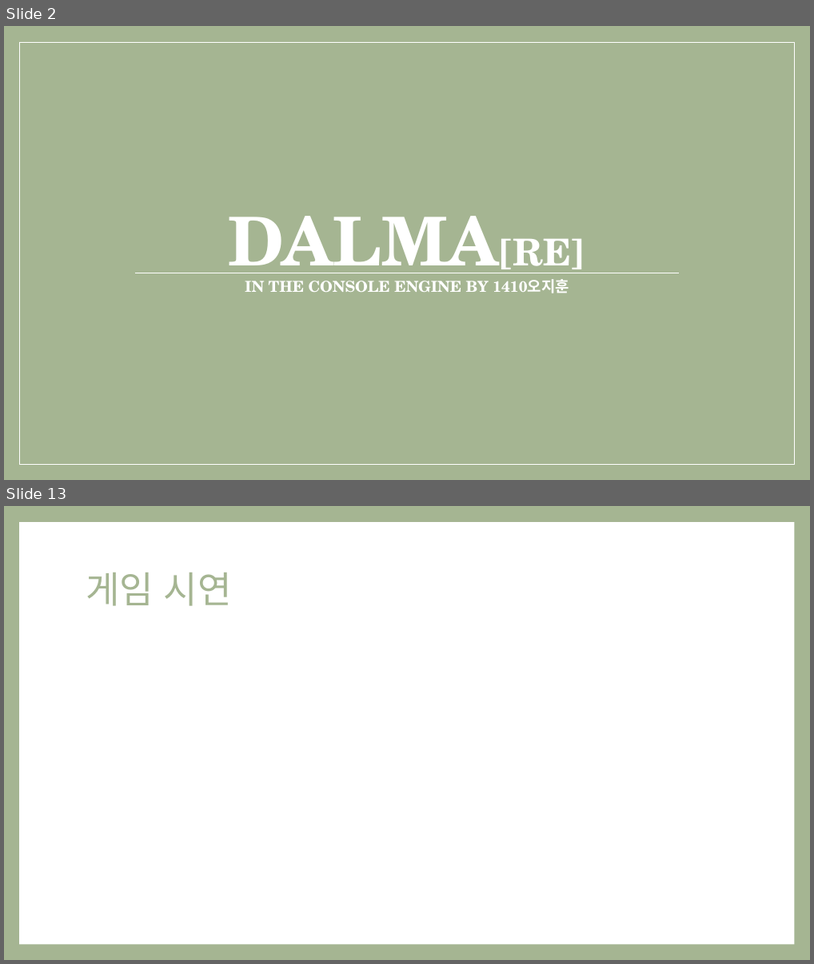
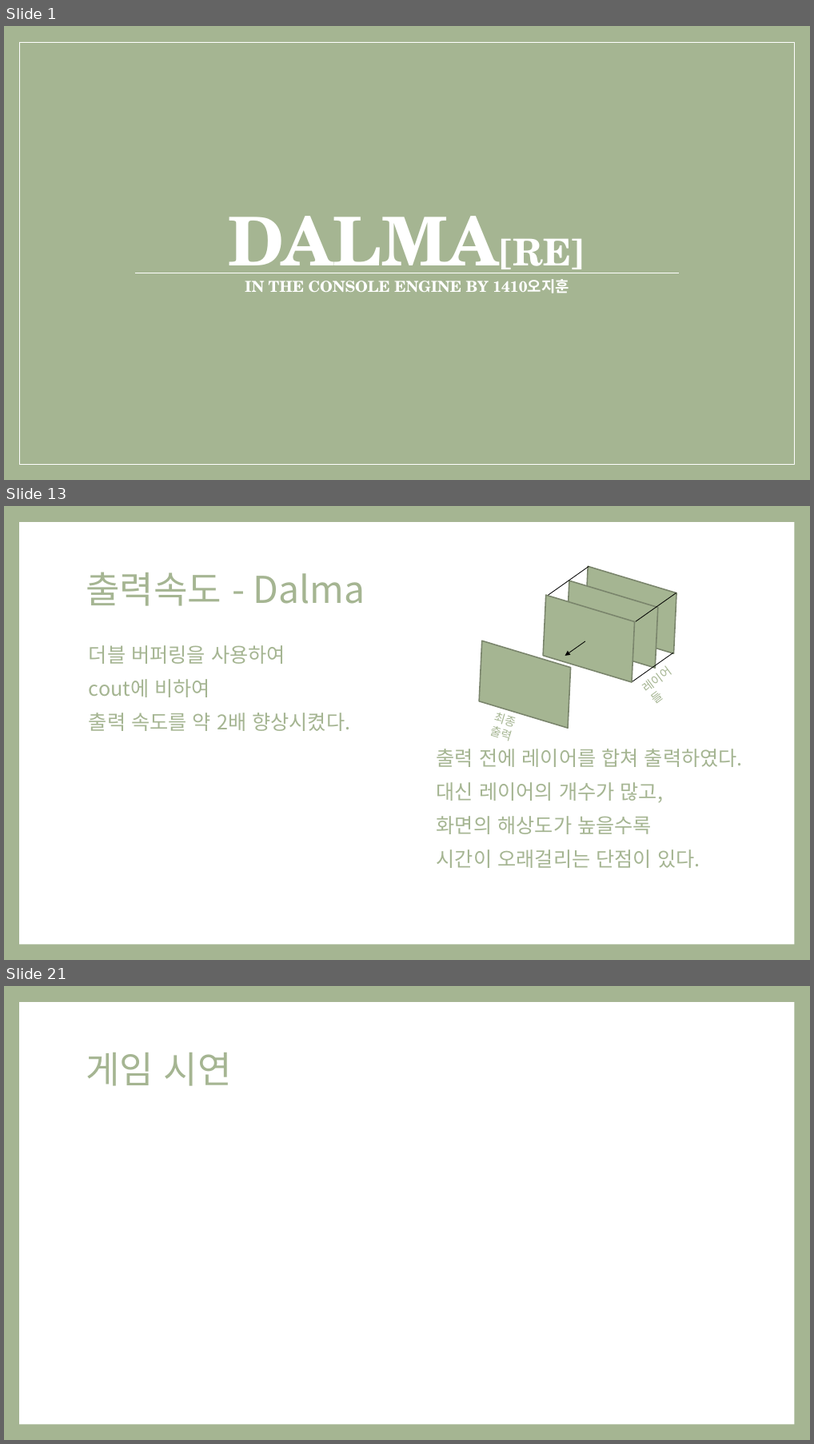
Before and after one commit to Ozzangeo/ConsoleEngine, a slide deck: 1410_오지훈_플밍_Project_발표자료.pptx. Shown one above the other, each under a label of ours: slides 2 and 13 before the commit, slides 1, 13 and 21 after it; the slides between them are not shown. The pictures are 814x964 and 814x1444 pixels, drawn with LibreOffice and Linux fonts; fonts in the diff are those of the drawing. Boxes give left, top, right and bottom in pixels: in the first picture for what was removed or moved away, otherwise in the second. Text is boxed around its words. In the diff, an @@ line names an element or a change of style, - is before the commit and + after.

```diff
--- a/1410_오지훈_플밍_Project_발표자료.pptx
+++ b/1410_오지훈_플밍_Project_발표자료.pptx
@@ slide 13 added at box(4, 506, 810, 960), background #A5B592; not listed: 1 template element that a slide beside it also shows @@
@@ title added at box(86, 572, 366, 606), 44 pt, text #A5B592 @@
+출력속도 - Dalma
@@ text added at box(89, 645, 350, 731), 24 pt, text #A5B592 @@
+더블 버퍼링을 사용하여
+cout에 비하여
+출력 속도를 약 2배 향상시켰다.
@@ group added at box(466, 566, 690, 767): 4 parallelograms, 3 lines, 2 texts, 1 arrow @@
+최종 출력
+레이어들
@@ text added at box(437, 748, 743, 868), 24 pt, text #A5B592 @@
+출력 전에 레이어를 합쳐 출력하였다.
+대신 레이어의 개수가 많고,
+화면의 해상도가 높을수록
+시간이 오래걸리는 단점이 있다.
@@ what was slide 2 is now slide 1 @@
@@ what was slide 13 is now slide 21 @@
```
Also in this commit, not shown: 6 slides changed, 15 other slides added, 8 slides removed, 46 other files.
